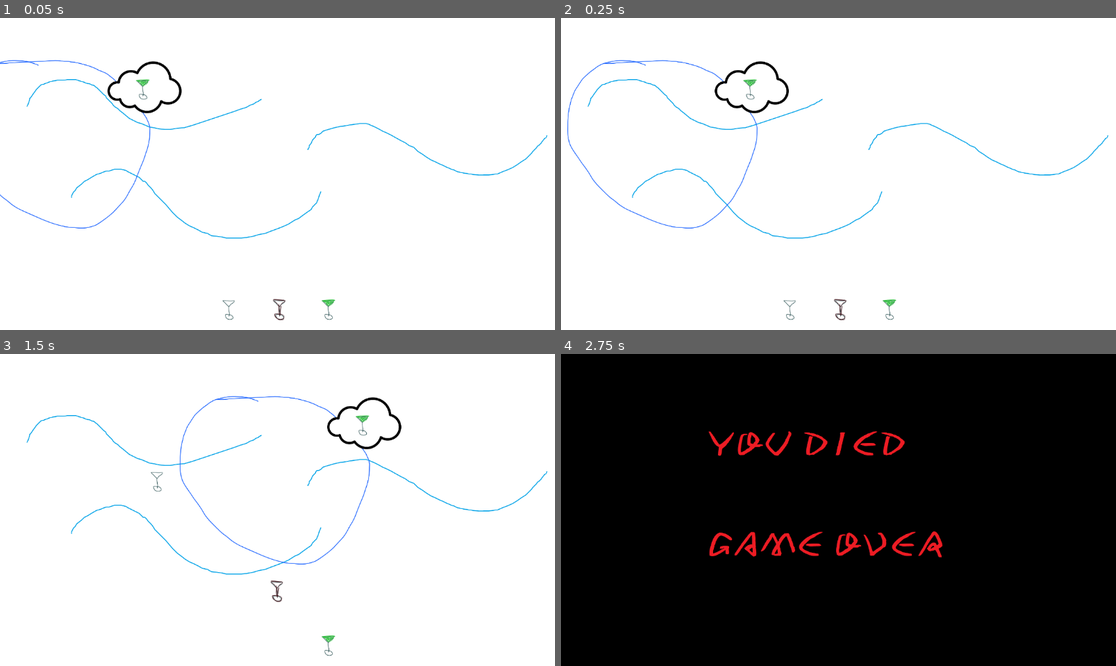
Above: before the commit, frames 1-4 (two rows, left to right).
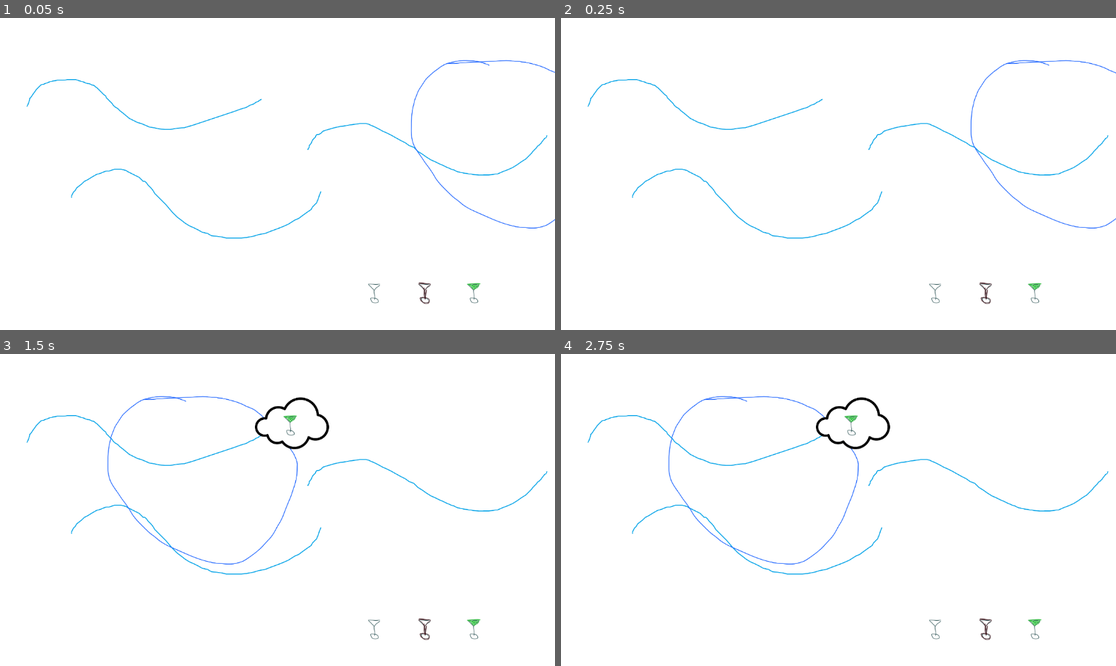
Above: after the commit, the same moments.

Repository: jkopano/barber-fish-barber-shop
Game: Godot game, scene res://src/scenes/drink-bar/drink-bar.tscn
Same seed, same stepped clock (60 frames per second), same inputs: the game is played once before the commit and once after it.
Inputs (mouse positions are in pixels of both pictures, inside the frame that each line leads up to):
- Up to frame 1 (0.05 s): no input
- Up to frame 2 (0.25 s): no input
- Up to frame 3 (1.5 s): drag from (233, 644) to (160, 478) at 0.52 s; tap Enter at 1.25 s; drag from (283, 644) to (271, 478) at 1.27 s
- Up to frame 4 (2.75 s): move the mouse to (894, 441) at 2.02 s; click (894, 441) at 2.17 s

The runs differ from the first frame. In frame 1, 1.4% of the frame differs, in the area x 0-100%, y 13-97%; in frame 2, 1.5%; in frame 3, 1.9%; in frame 4, 100%, in the area x 0-100%, y 0-100%.

Commit message:
added enter jiggle

Diff:
--- a/src/scenes/drink-bar/drink-bar.tscn
+++ b/src/scenes/drink-bar/drink-bar.tscn
@@ -39,31 +39,31 @@
 script = ExtResource("3_7xenl")
 
 [node name="Sprite2D" type="Sprite2D" parent="Drink1"]
-position = Vector2(-162, 462)
+position = Vector2(341, 405)
 texture = ExtResource("3_blw56")
 
 [node name="CollisionShape2D" type="CollisionShape2D" parent="Drink1"]
-position = Vector2(-162, 462)
+position = Vector2(341, 405)
 shape = SubResource("RectangleShape2D_rmt2k")
 
 [node name="Drink2" type="Area2D" parent="." groups=["Drinks"]]
 script = ExtResource("3_7xenl")
 
 [node name="Sprite2D" type="Sprite2D" parent="Drink2"]
-position = Vector2(13, 462)
+position = Vector2(516, 405)
 texture = ExtResource("6_rmt2k")
 
 [node name="CollisionShape2D" type="CollisionShape2D" parent="Drink2"]
-position = Vector2(13, 462)
+position = Vector2(516, 405)
 shape = SubResource("RectangleShape2D_rmt2k")
 
 [node name="Drink3" type="Area2D" parent="." groups=["Drinks"]]
 script = ExtResource("3_7xenl")
 
 [node name="Sprite2D" type="Sprite2D" parent="Drink3"]
-position = Vector2(182, 462)
+position = Vector2(685, 405)
 texture = ExtResource("7_tu65y")
 
 [node name="CollisionShape2D" type="CollisionShape2D" parent="Drink3"]
-position = Vector2(182, 462)
+position = Vector2(685, 405)
 shape = SubResource("RectangleShape2D_rmt2k")
--- a/src/scenes/drink-bar/shark.gd
+++ b/src/scenes/drink-bar/shark.gd
@@ -12,11 +12,19 @@
 	randomize()
 
 	var viewport_size = get_viewport_rect().size
-	position = Vector2(-800, 0)
+	position = Vector2(800, 0)
 
 	var shark_size = Vector2(667, 595)
 	var tween = create_tween()
-	tween.tween_property(self, "position", Vector2(0 , 0), 1.0)
+	tween.tween_property(self, "position", Vector2(-250 , 0), 1.0)\
+	.set_trans(Tween.TRANS_EXPO)\
+	.set_ease(Tween.EASE_IN)
+
+	tween.set_trans(Tween.TRANS_SINE).set_ease(Tween.EASE_IN_OUT)
+
+	tween.tween_property(self, "position", Vector2(-290,0), 0.05)
+	tween.tween_property(self, "position", Vector2(-210,0), 0.1)
+	tween.tween_property(self, "position", Vector2(-250,0), 0.05)
 
 	var drinks = get_tree().get_nodes_in_group("Drinks")
 	if drinks.size() == 0:
@@ -38,8 +46,8 @@
 
 func _process(delta):
 	if moving:
-		position.x += speed * delta
-		if position.x > get_viewport_rect().size.x + 150:
+		position.x -= speed * delta
+		if position.x < -get_viewport_rect().size.x - 150:
 			queue_free()
 
 func start_moving():
